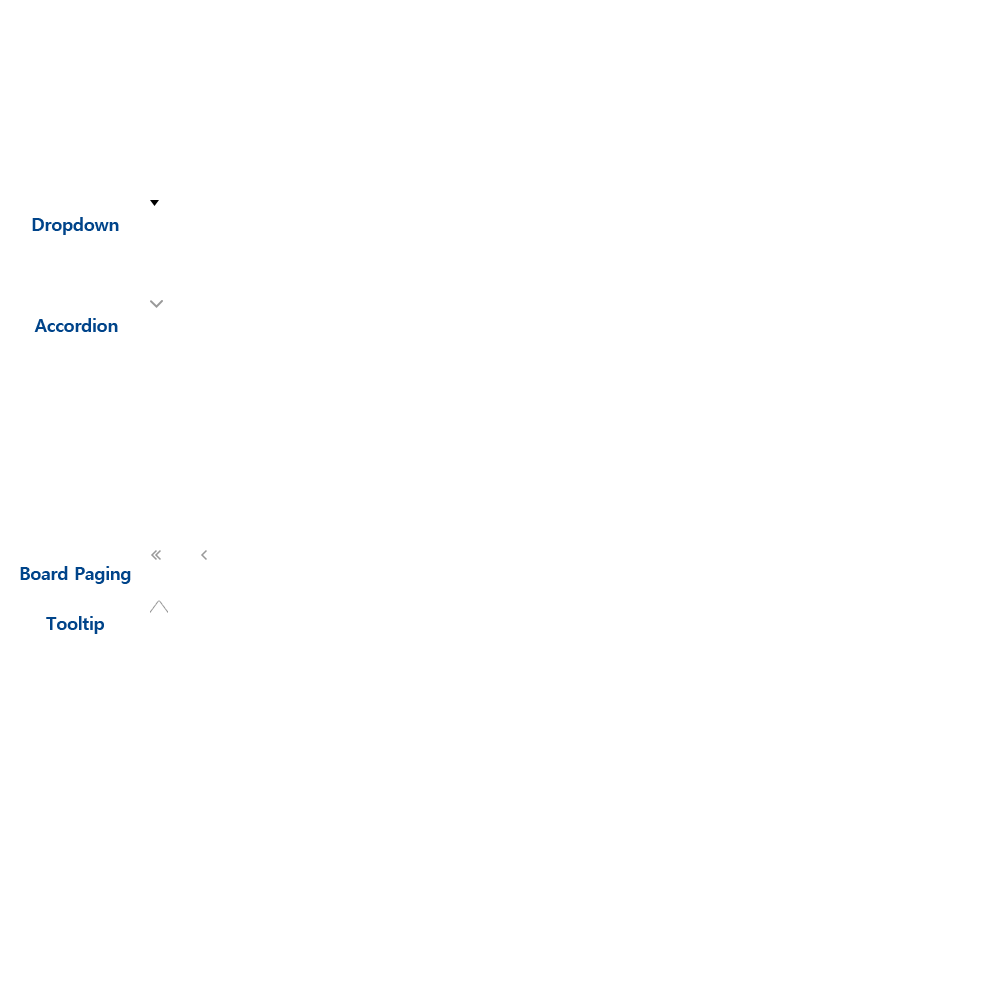
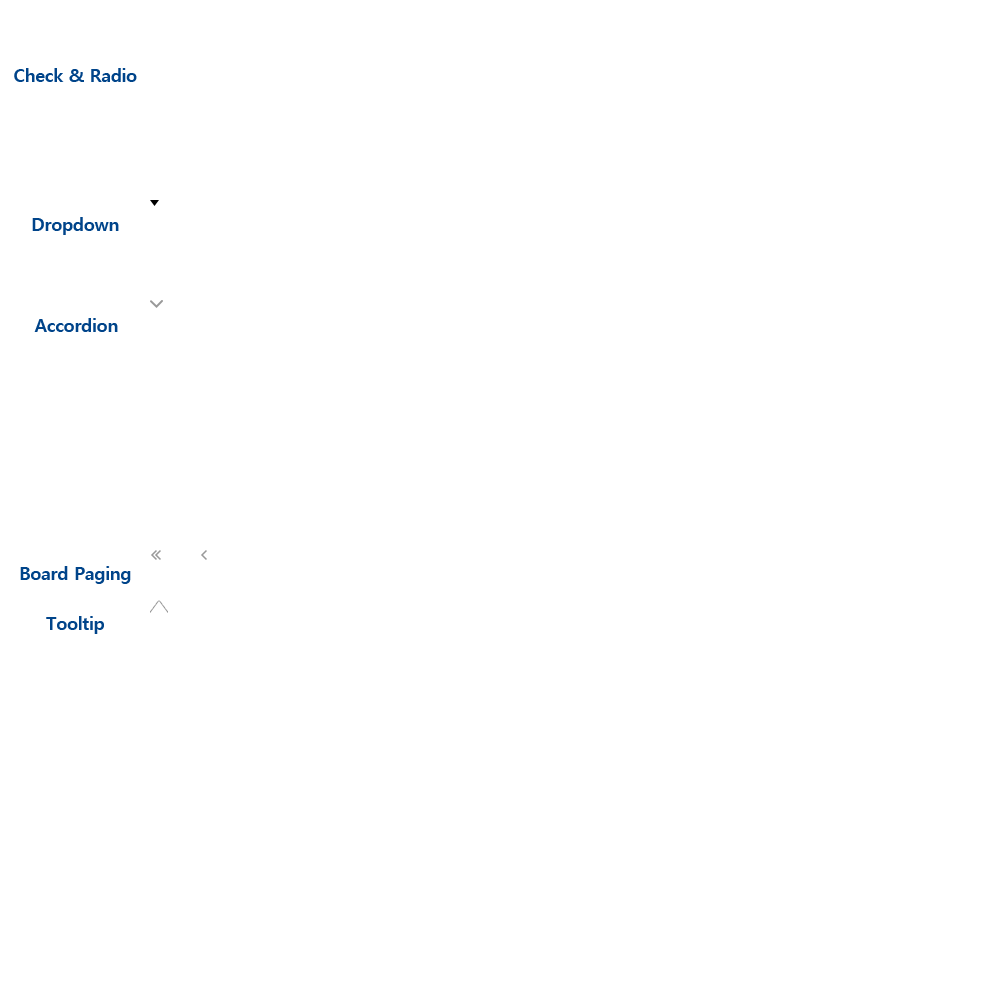
Layered file, before and after one edit (w=1000, h=1000). Changes by layer:
showed group "Check & Radio" (1st of 2) (2 layers) over [14, 68, 137, 82]
